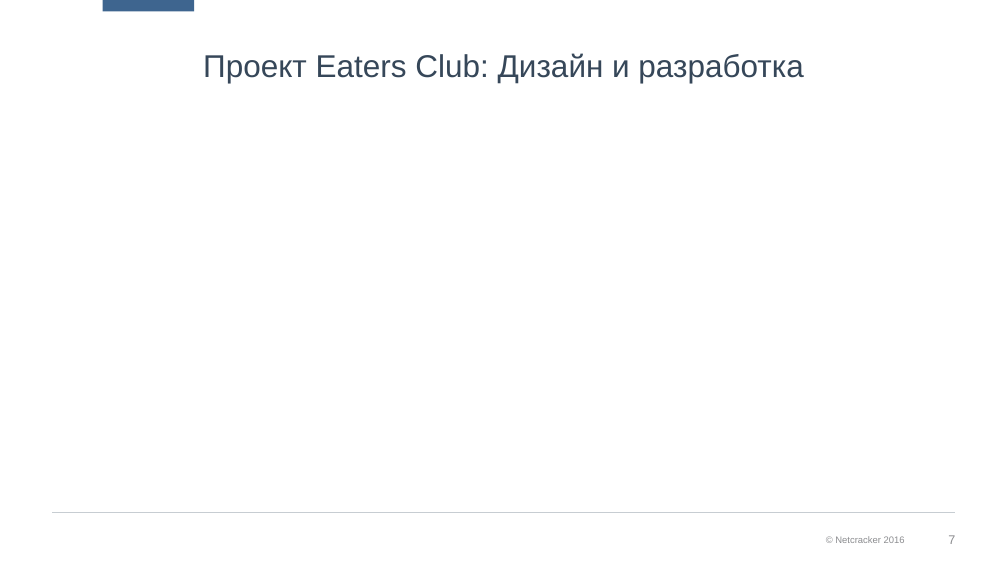
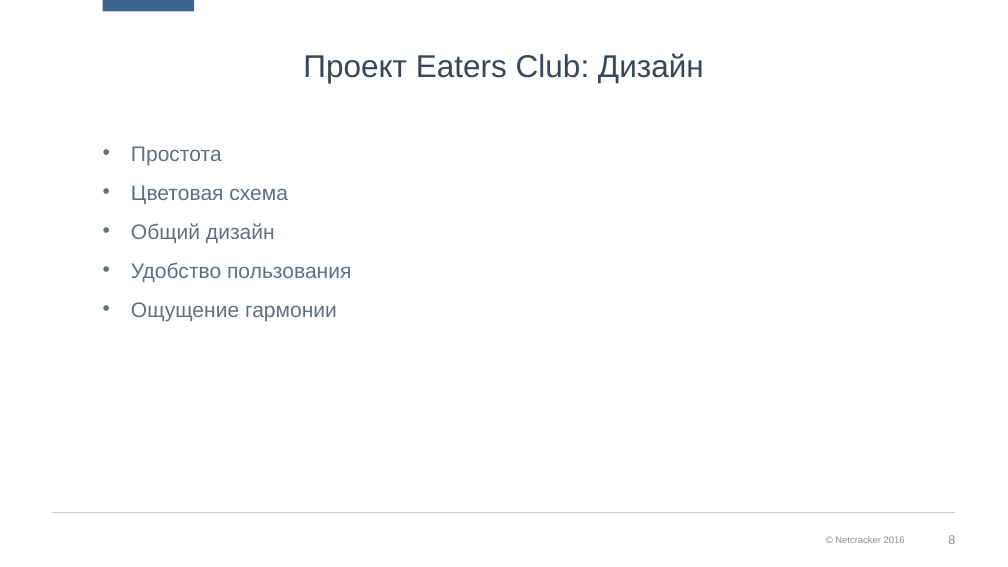
Before and after one commit to ncedu-tlt/2018-eaters-club, a slide deck: slide 8 of Eaters_Club_v0.1.pptx (slide 7 before the commit). Drawn at 1008x567 pixels with LibreOffice and Linux fonts; fonts in the diff are those of the drawing; background and template pictures are left out. Boxes give left, top, right and bottom in pixels: in the first picture for what was removed or moved away, otherwise in the second. Text is boxed around its words. In the diff, an @@ line names an element or a change of style, - is before the commit and + after.

Commit message:
Added some text

```diff
--- a/Eaters_Club_v0.1.pptx
+++ b/Eaters_Club_v0.1.pptx
@@ title at <box>303,53,704,83</box>: text changed @@
-Проект Eaters Club: Дизайн и разработка
+Проект Eaters Club: Дизайн
@@ text added at <box>131,146,351,321</box>, 20 pt, text #61707E @@
+• Простота
+• Цветовая схема
+• Общий дизайн
+• Удобство пользования
+• Ощущение гармонии
@@ page number at <box>948,535,955,544</box>: text changed @@
-7
+8
```
Also in this commit, not shown: 6 other slides changed, 2 slides added, 1 slide removed.
